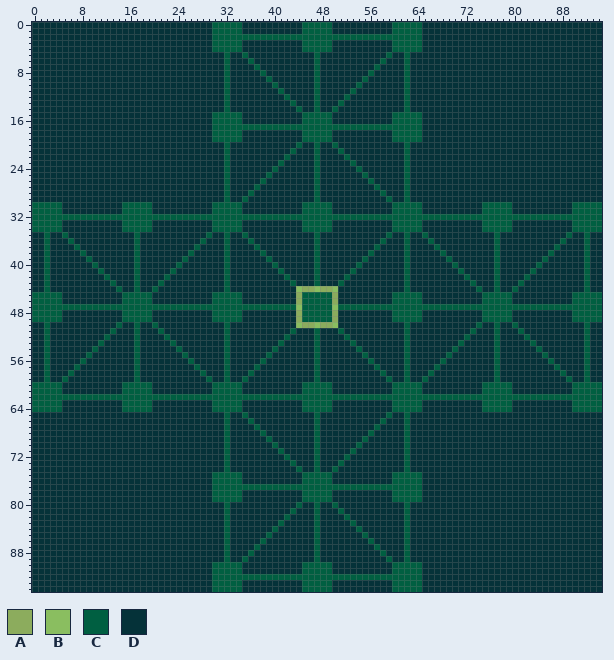
Pixel-art file: assets/aseprite/board.aseprite. The picture above is the old version.
95x95 pixels, 1 frame.
Visible layers, top first: "Highlight", "Board".
Palette (. is transparent): A #8cac5d  B #8abe60  C #005f41  D #053239
Pixels before (only the part around the change), first column x 35:
38 DDDCDDDDDDDDCDDDDDDDDC
39 DDDDCDDDDDDDCDDDDDDDCD
40 DDDDDCDDDDDDCDDDDDDCDD
41 DDDDDDCDDDDDCDDDDDCDDD
42 DDDDDDDCDDDDCDDDDCDDDD
43 DDDDDDDDCDDDCDDDCDDDDD
44 DDDDDDDDDBAABAABDDDDDD
45 DDDDDDDDDACCCCCADDDDDD
46 DDDDDDDDDACCCCCADDDDDD
47 CCCCCCCCCBCCCCCBCCCCCC
48 DDDDDDDDDACCCCCADDDDDD
49 DDDDDDDDDACCCCCADDDDDD
50 DDDDDDDDDBAABAABDDDDDD
51 DDDDDDDDCDDDCDDDCDDDDD
52 DDDDDDDCDDDDCDDDDCDDDD
53 DDDDDDCDDDDDCDDDDDCDDD
54 DDDDDCDDDDDDCDDDDDDCDD
55 DDDDCDDDDDDDCDDDDDDDCD
56 DDDCDDDDDDDDCDDDDDDDDC
57 DDCDDDDDDDDDCDDDDDDDDD
Once edited:
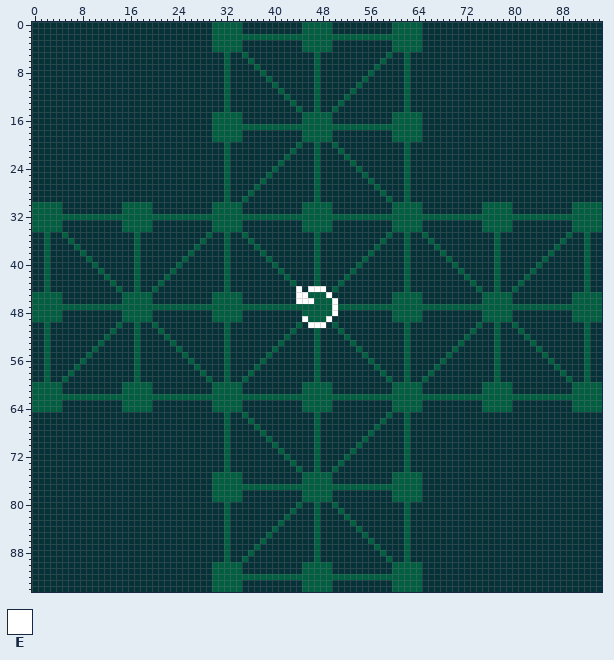
Colours new in this view: E #ffffff
From old to new:
layer "Highlight" now hidden
layer "Restart Button" added
y 44: x 44..50 BAABAAB -> EDEEEDC
y 45: x 44..45 AC -> EE; x 49..50 CA -> ED
y 46: x 44..46 ACC -> EEE; x 50 A -> E
y 47: x 44 B -> C; x 50 B -> E
y 48: x 44 A -> D; x 50 A -> E
y 49: x 44..45 AC -> DE; x 49..50 CA -> ED
y 50: x 44..50 BAABAAB -> CDEEEDC
Boxes around the changes in both pictures, in picture pixels (x1, y1, x2, y2):
changed: (296, 286, 338, 328)
